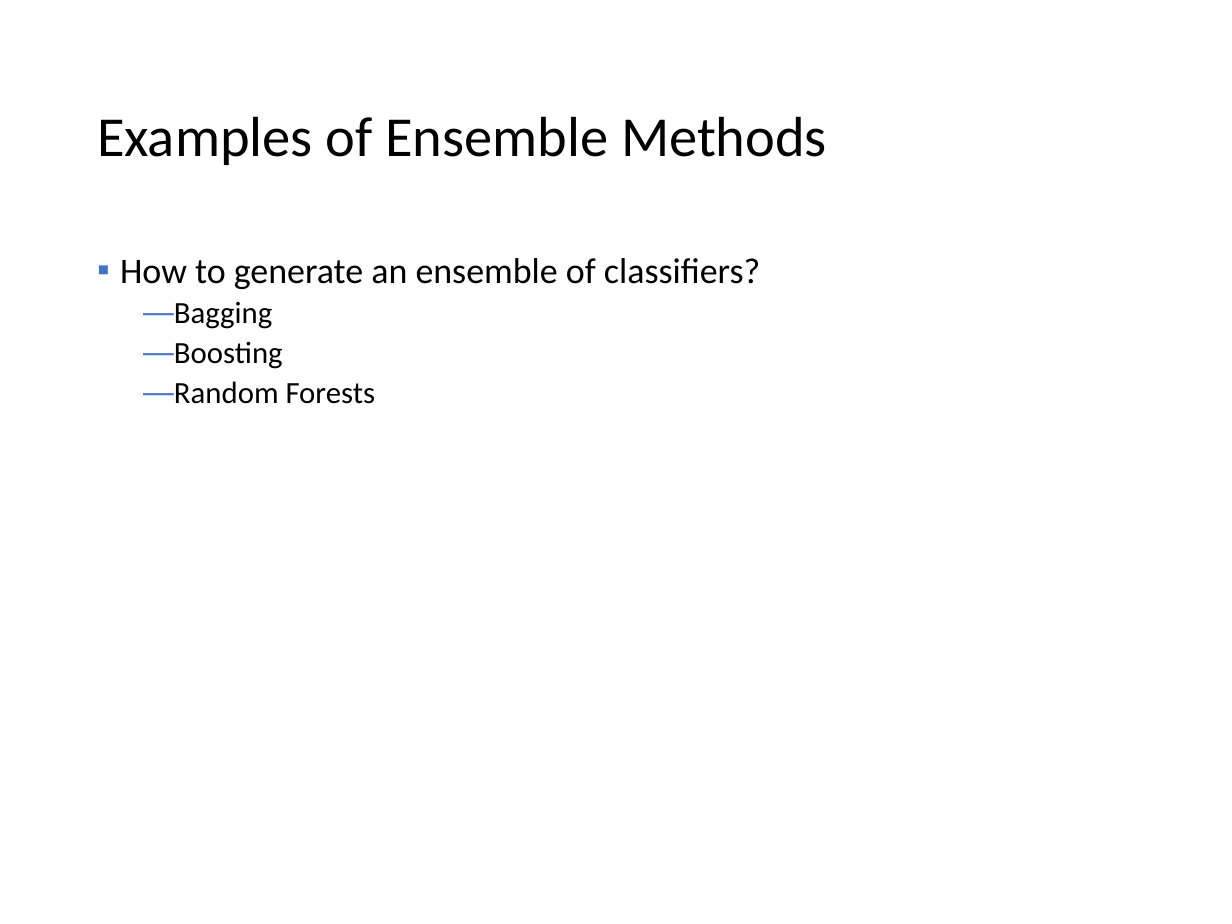
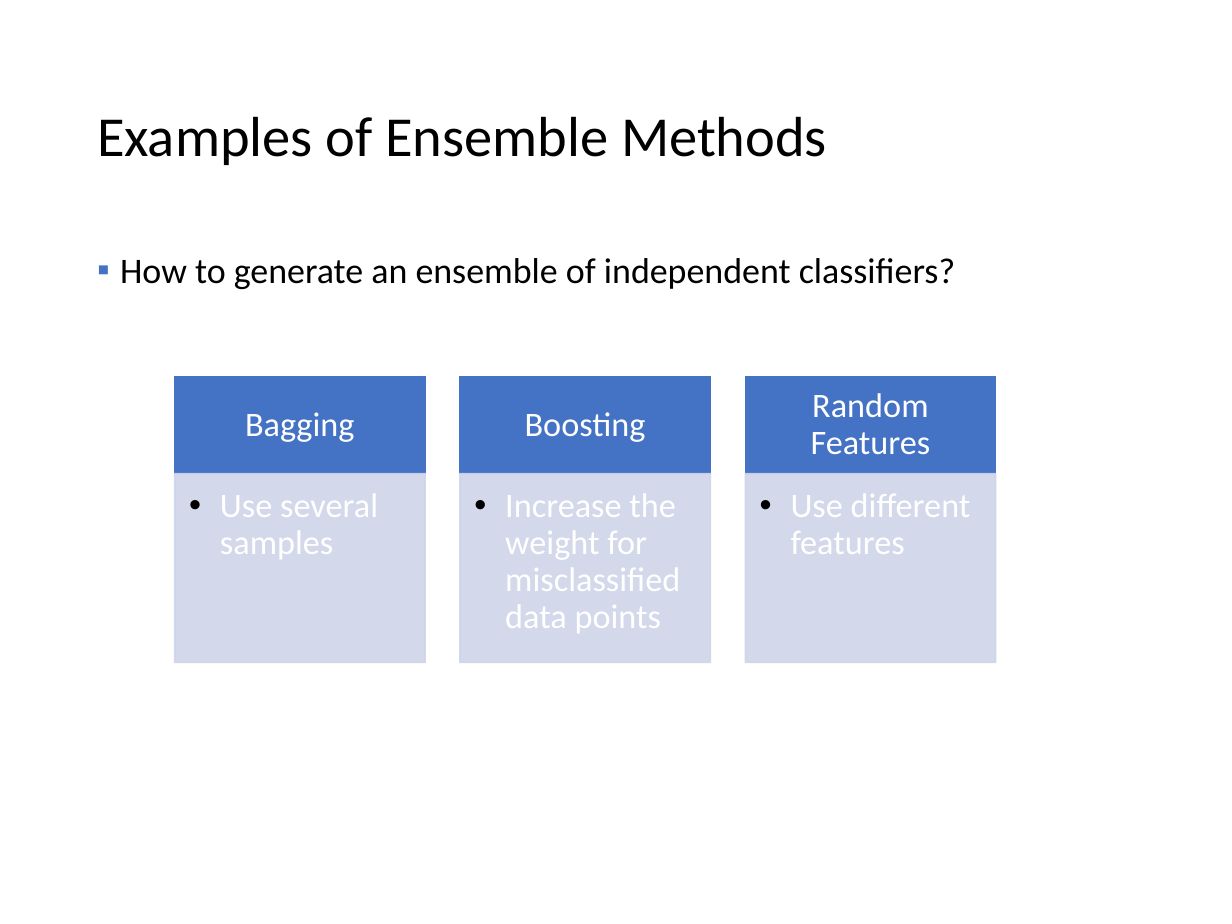
Before and after one commit to mhahsler/Introduction_to_Data_Mining_R_Examples, a slide deck: slide 69 of slides/chap4_alternative_classification.pptx (slide 74 before the commit). Drawn at 1232x924 pixels with LibreOffice and Linux fonts; fonts in the diff are those of the drawing. Boxes give left, top, right and bottom in pixels: in the first picture for what was removed or moved away, otherwise in the second. Text is boxed around its words. In the diff, an @@ line names an element or a change of style, - is before the commit and + after.

```diff
--- a/slides/chap4_alternative_classification.pptx
+++ b/slides/chap4_alternative_classification.pptx
@@ text at box(120, 258, 955, 289): text changed @@
-▪ How to generate an ensemble of classifiers?
-  — Bagging
-  — Boosting
-  — Random Forests
+▪ How to generate an ensemble of independent classifiers?
@@ group added at box(175, 377, 995, 663): 6 rectangles, 6 texts @@
+Bagging
+  • Use several samples
+Boosting
+  • Increase the weight for misclassified data points
+Random Features
+  • Use different features
```
Also in this commit, not shown: 19 other slides changed, 9 slides removed, 1 other file.
